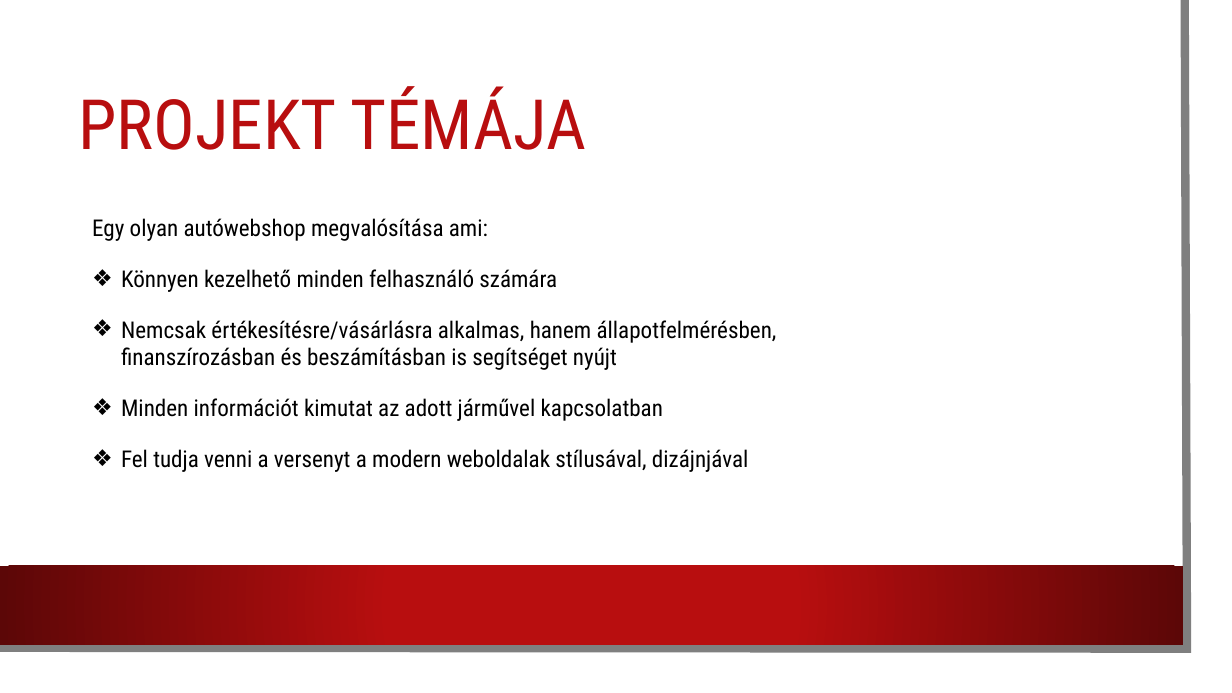
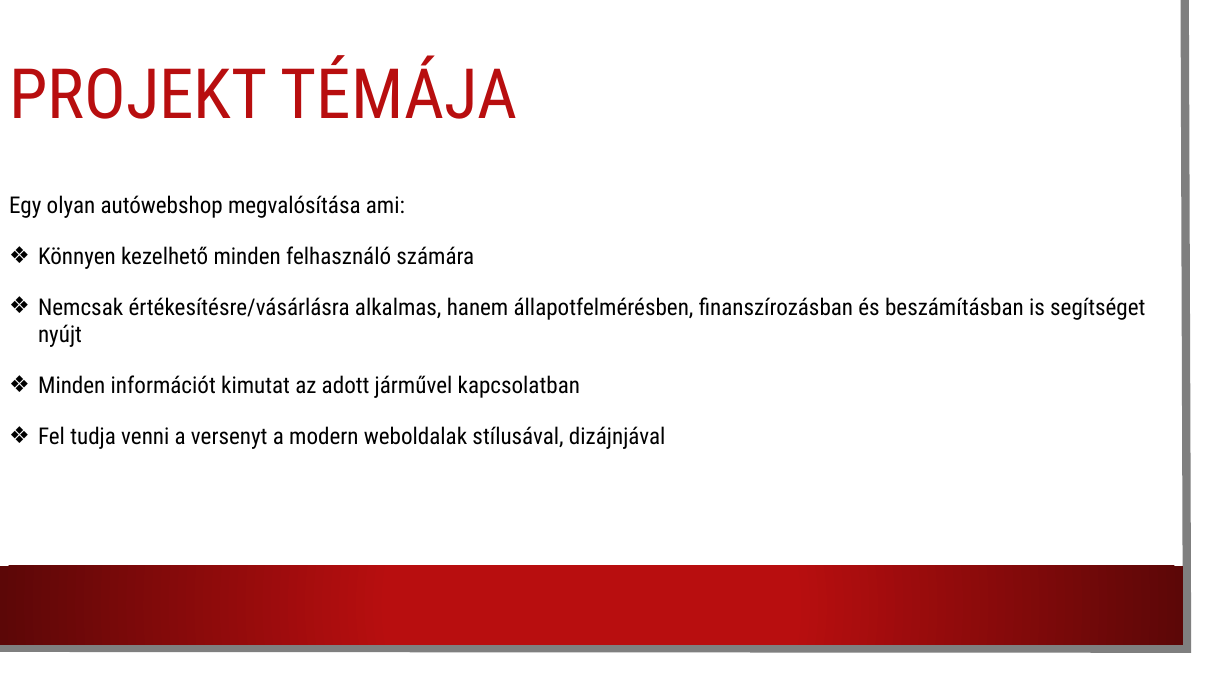
Before and after one commit to Kristof486/WebProjekt2026, a slide deck: slide 2 of Autókereskedés webproject.pptx. Drawn at 1232x693 pixels with LibreOffice and Linux fonts; fonts in the diff are those of the drawing; background and template pictures are left out. Boxes give left, top, right and bottom in pixels: in the first picture for what was removed or moved away, otherwise in the second. Text is boxed around its words. In the diff, an @@ line names an element or a change of style, - is before the commit and + after.

```diff
--- a/Autókereskedés webproject.pptx
+++ b/Autókereskedés webproject.pptx
@@ title "PROJEKT TÉMÁJA": place and size @@
-title "PROJEKT TÉMÁJA" at [79, 86, 586, 150]
+title "PROJEKT TÉMÁJA" at [9, 55, 517, 119]
@@ text "Egy olyan autówebshop megvalósítása ami:" rewrapped from [92, 218, 777, 472] to [9, 195, 1145, 449] @@
```
Also in this commit, not shown: 4 other slides changed, 1 slide added, 1 slide removed.
